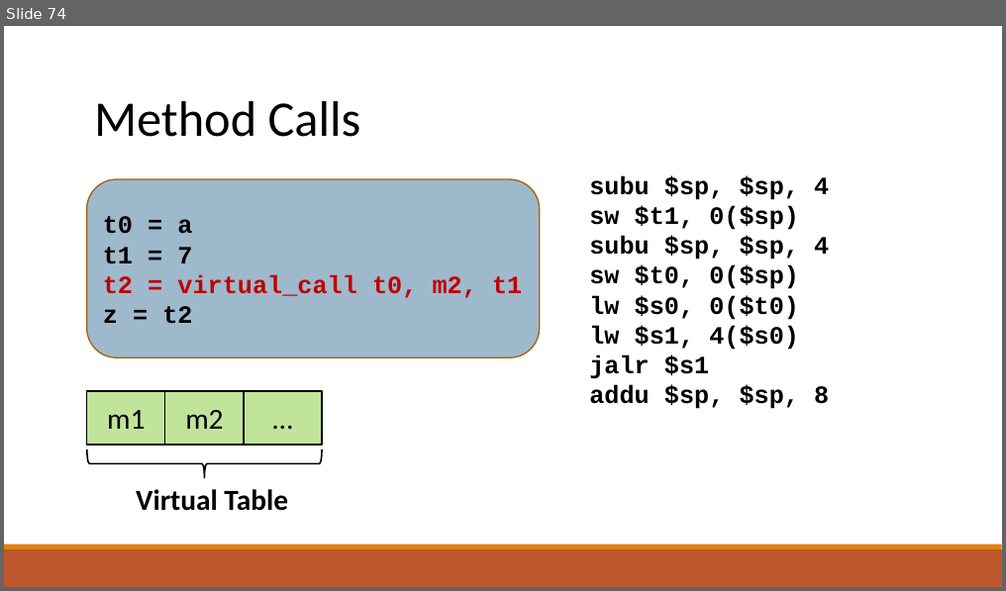
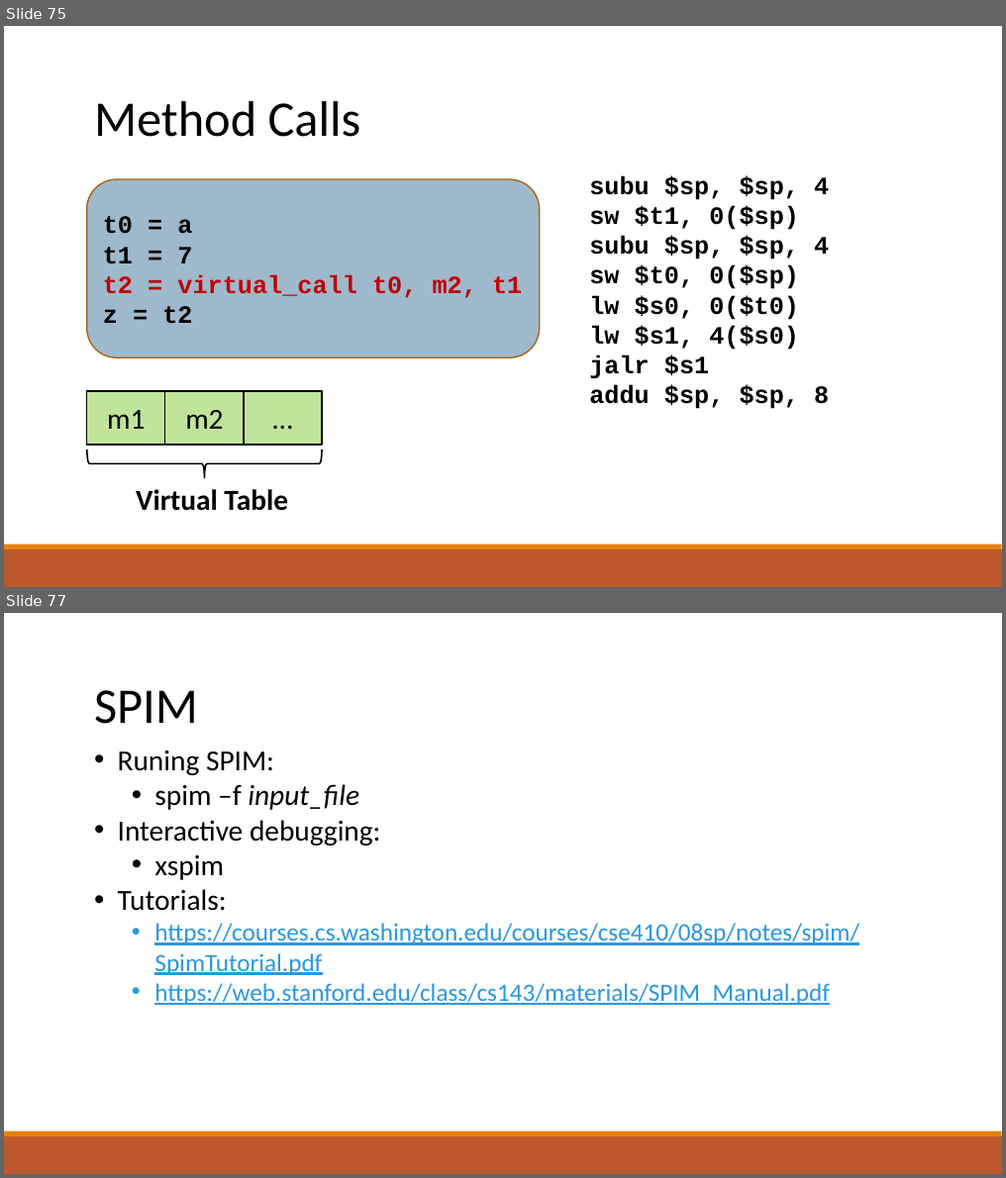
Before and after one commit to raghadzeidan/COMPILATION_TAU_FOR_STUDENTS, a slide deck: new_slides/codegen.pptx. Shown one above the other, each under a label of ours: slide 74 before the commit, slides 75 and 77 after it; the slides between them are not shown. The pictures are 1006x591 and 1006x1178 pixels, drawn with LibreOffice and Linux fonts; fonts in the diff are those of the drawing. Boxes give left, top, right and bottom in pixels: in the first picture for what was removed or moved away, otherwise in the second. Text is boxed around its words. In the diff, an @@ line names an element or a change of style, - is before the commit and + after.

```diff
--- a/new_slides/codegen.pptx
+++ b/new_slides/codegen.pptx
@@ slide 77 added at bbox=[4, 613, 1002, 1174], background #FFFFFF; not listed: 2 template elements that a slide beside it also shows @@
@@ text added at bbox=[94, 690, 198, 724], 48 pt, text #000000 @@
+SPIM
@@ text added at bbox=[118, 750, 859, 1005], 24 pt, text #2998E3, underline @@
+• Runing SPIM:
+  • spim –f input_file
+• Interactive debugging:
+  • xspim
+• Tutorials:
+  • https://courses.cs.washington.edu/courses/cse410/08sp/notes/spim/SpimTutorial.pdf
+  • https://web.stanford.edu/class/cs143/materials/SPIM_Manual.pdf
@@ what was slide 74 is now slide 75 @@
```
Also in this commit, not shown: 9 slides changed, 2 other slides added, 1 slide removed, 3 other files.
